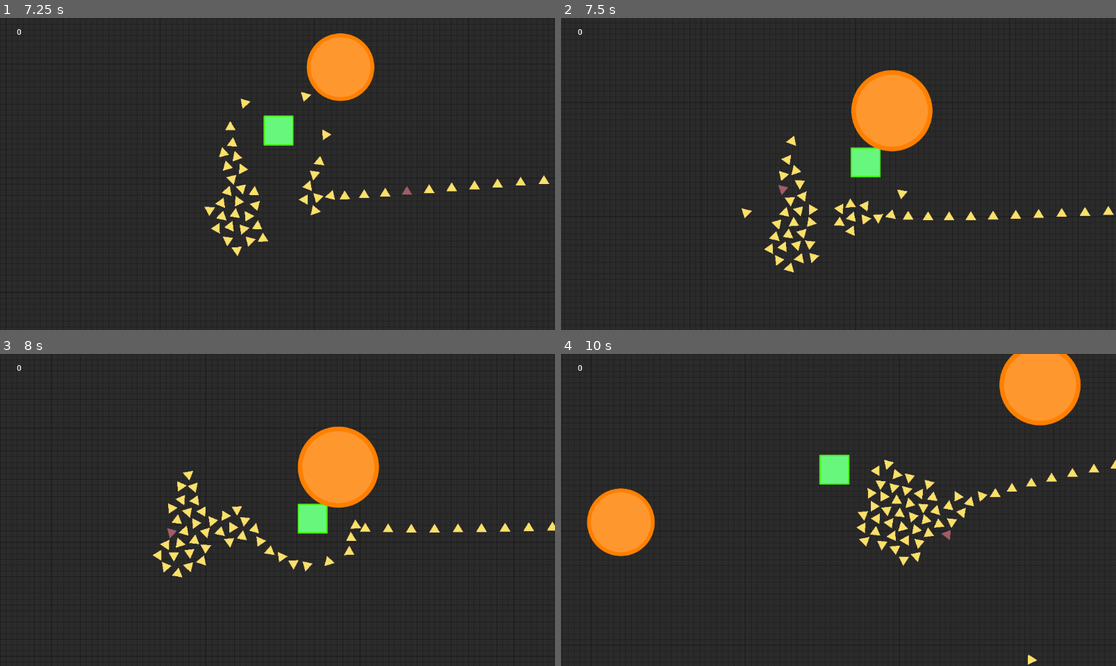
Above: before the commit, frames 1-4 (two rows, left to right).
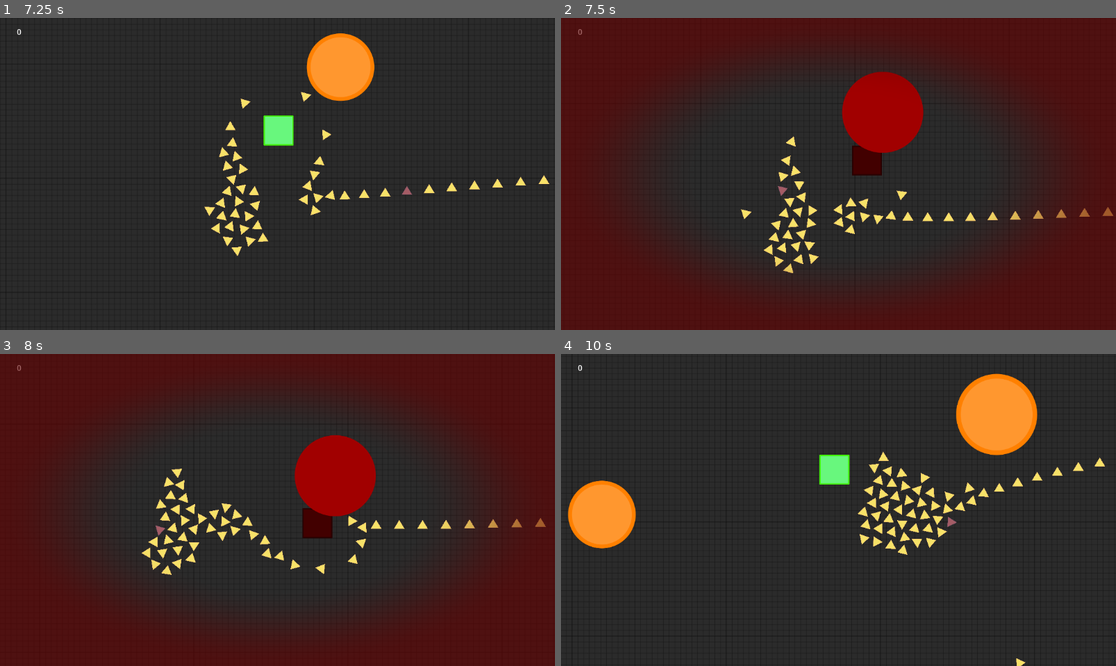
Above: after the commit, the same moments.

Repository: aapolipponen/daydream-game-jam
Game: Godot game, scene res://game/game.tscn
The game is run twice, just before and just after one commit, with the same random seed, the same clock (stepped at 60 frames per second) and the same inputs. This scene is started directly instead of the project's main scene.
Inputs (mouse positions are in pixels of both pictures, inside the frame that each line leads up to):
- Up to frame 1 (7.25 s): move the mouse to (399, 158) at 0.52 s; hold D (right) 0.53-1.28 s; click (399, 158) at 0.67 s; move the mouse to (166, 189) at 1.27 s; hold S (down) 1.28-2.03 s; move the mouse to (333, 105) at 2.02 s; hold D (right) 2.03-2.78 s; move the mouse to (249, 236) at 2.77 s; hold W (up) 2.78-3.53 s; click (249, 236) at 2.92 s; move the mouse to (444, 220) at 3.52 s; hold A (left) 3.53-5.03 s; move the mouse to (111, 127) at 4.27 s; move the mouse to (305, 174) at 5.02 s; hold S (down) 5.03-5.78 s; click (305, 174) at 5.17 s; move the mouse to (194, 96) at 5.77 s; hold D (right) 5.78-6.53 s; move the mouse to (399, 158) at 6.52 s; hold W (up) from 6.53 s (still down)
- Up to frame 2 (7.5 s): move the mouse to (727, 189) at 7.27 s; release W (up) at 7.28 s; hold D (right) from 7.28 s (still down); click (727, 189) at 7.42 s
- Up to frame 3 (8 s): keep holding D (right)
- Up to frame 4 (10 s): move the mouse to (894, 441) at 8.02 s; release D (right) at 8.03 s; hold S (down) 8.03-8.78 s; move the mouse to (810, 572) at 8.77 s; hold A (left) 8.78-9.53 s; move the mouse to (1005, 556) at 9.52 s; hold W (up) from 9.53 s (still down); click (1005, 556) at 9.67 s

Frame 1 is identical in both runs. In frame 2, 54% of the frame differs, in the area x 0-100%, y 0-100%; in frame 3, 55%; in frame 4, 9.2%.
Error before the commit: Invalid assignment of property or key 'color' with value of type 'Color' on a base object of type 'null instance'. (res://Player/triangle_manager.gd:190)

Commit message:
added sound effects and more gamefeel

Diff:
--- a/Player/player.gd
+++ b/Player/player.gd
@@ -4,11 +4,18 @@
 @onready var enemy_spawner_manager: Node = $"../enemySpawnerManager"
 @onready var triangle_manager: Node = $TriangleManager
 const GAME_OVER_SCENE = preload("uid://cuvqcrafju4nu")
+@onready var damage_flash_timer: Timer = $damageFlashTimer
+@onready var take_damage_sfx: AudioStreamPlayer2D = $takeDamageSFX
 
 @export var speed = 500
 @export var mass := 0.03
 @export var damage_cooldown: float = 0.5  # seconds between taking damage
 var target = position
+
+var damageModulate = Color(0.63, 0.0, 0.0, 1.0)
+var defaultModulate
+
+var ui
 
 # Internal timer tracking remaining invulnerability after taking damage
 var _damage_timer: float = 0.0
@@ -24,6 +31,7 @@
 
 func _ready() -> void:
 	scoreLabel = get_tree().get_first_node_in_group("gameui").get_child(0)
+	defaultModulate = get_parent().modulate
 
 func _process(delta: float) -> void:
 	# Handle damage cooldown timer
@@ -40,6 +48,11 @@
 			if _damage_timer == 0.0:
 				var newTriangleCount = triangle_manager.triangle_count - 15
 				triangle_manager.set_triangle_count(newTriangleCount)
+				get_parent().modulate = damageModulate
+				ui = get_tree().get_first_node_in_group("gameui")
+				ui.get_child(1).visible = true
+				take_damage_sfx.play()
+				damage_flash_timer.start()
 				_damage_timer = damage_cooldown
 				if triangle_manager.has_method("trigger_damage_effect"):
 					triangle_manager.trigger_damage_effect()
@@ -58,3 +71,8 @@
 	get_tree().current_scene = gameOverScene
 	if old_scene:
 		old_scene.queue_free()
+
+
+func _on_damage_flash_timer_timeout() -> void:
+	get_parent().modulate = defaultModulate
+	ui.get_child(1).visible = false
--- a/Player/player.tscn
+++ b/Player/player.tscn
@@ -1,11 +1,12 @@
-[gd_scene load_steps=5 format=3 uid="uid://cdchti6oipqbh"]
+[gd_scene load_steps=6 format=3 uid="uid://cdchti6oipqbh"]
 
 [ext_resource type="Script" uid="uid://umia7332wdn6" path="res://Player/player.gd" id="1_4ntmi"]
 [ext_resource type="Texture2D" uid="uid://c3jykr1irbr1c" path="res://Player/PlayerSprite.svg" id="2_btcbx"]
 [ext_resource type="Script" uid="uid://b7frhtkp084ku" path="res://Player/triangle_manager.gd" id="3_btcbx"]
+[ext_resource type="AudioStream" uid="uid://dhjw5ajgexsuq" path="res://addons/kenney impact sounds/impact_plank_medium_002.ogg" id="4_gwnis"]
 
-[sub_resource type="RectangleShape2D" id="RectangleShape2D_btcbx"]
-size = Vector2(64, 66)
+[sub_resource type="CircleShape2D" id="CircleShape2D_btcbx"]
+radius = 32.0
 
 [node name="Player" type="CharacterBody2D" groups=["player"]]
 collision_layer = 2
@@ -23,5 +24,15 @@
 script = ExtResource("3_btcbx")
 
 [node name="CollisionShape2D" type="CollisionShape2D" parent="."]
-position = Vector2(1, -1)
-shape = SubResource("RectangleShape2D_btcbx")
+position = Vector2(0, -1)
+shape = SubResource("CircleShape2D_btcbx")
+
+[node name="damageFlashTimer" type="Timer" parent="."]
+wait_time = 0.215
+one_shot = true
+
+[node name="takeDamageSFX" type="AudioStreamPlayer2D" parent="."]
+stream = ExtResource("4_gwnis")
+volume_db = 15.0
+
+[connection signal="timeout" from="damageFlashTimer" to="." method="_on_damage_flash_timer_timeout"]
--- a/Player/triangle_manager.gd
+++ b/Player/triangle_manager.gd
@@ -17,8 +17,7 @@
 var highlighted: RigidBody2D = null
 var camera: Camera2D = null
 
-# CanvasModulate for red flash
-var _canvas_modulate: CanvasModulate = null
+var damageFlash
 
 # --- Damage visual feedback vars ---
 @export var shake_magnitude: float = 10.0
@@ -30,8 +29,7 @@
 var _flash_alpha: float = 0.0
 
 func _ready() -> void:
-	# Ensure we have a CanvasModulate for flash effect
-	_canvas_modulate = get_tree().get_first_node_in_group("damage_flash")
+	# Ensure we have a CanvasModulate for flash effec
 
 	# Get player reference once
 	player = get_tree().get_first_node_in_group("player")
@@ -43,6 +41,8 @@
 	camera = get_viewport().get_camera_2d()
 
 	spawn_triangles(triangle_count)
+
+	damageFlash = get_tree().get_first_node_in_group("damageFlash")
 
 func set_triangle_count(new_count: int) -> void:
 	if new_count == triangle_count:
@@ -156,7 +156,6 @@
 	highlighted = null
 
 func _process(delta: float) -> void:
-	_update_damage_effect(delta)
 	var trianglesLeft := false
 	for i in triangles:
 		if is_instance_valid(i):
@@ -164,27 +163,3 @@
 
 	if trianglesLeft == false:
 		get_parent().endGame()
-
-# Update camera shake and red flash each frame
-func _update_damage_effect(delta: float) -> void:
-	if camera == null or not is_instance_valid(camera):
-		return
-
-	# Screen shake
-	if _shake_timer > 0.0:
-		_shake_timer -= delta
-		var strength := _shake_timer / shake_duration
-		var offset := Vector2(randf()*2.0 - 1.0, randf()*2.0 - 1.0) * shake_magnitude * strength
-		camera.offset = offset
-	else:
-		camera.offset = Vector2.ZERO
-
-	# Red flash using viewport canvas modulate
-	if _canvas_modulate:
-		if _flash_alpha > 0.0:
-			_flash_alpha = max(_flash_alpha - flash_decay * delta, 0.0)
-		var mod_color := Color(1, 1.0 - _flash_alpha, 1.0 - _flash_alpha)
-		_canvas_modulate.color = mod_color
-	else:
-		# Ensure color resets
-		_canvas_modulate.color = Color.WHITE
--- /dev/null
+++ b/Triangle/hitSFX.tscn
@@ -0,0 +1,6 @@
+[gd_scene load_steps=2 format=3 uid="uid://bop5o4cjkv6mf"]
+
+[ext_resource type="AudioStream" uid="uid://dixn8sfugtfby" path="res://addons/kenney impact sounds/impact_metal_heavy_003.ogg" id="1_3hi6y"]
+
+[node name="AudioStreamPlayer2D" type="AudioStreamPlayer2D"]
+stream = ExtResource("1_3hi6y")
--- a/Triangle/triangle.gd
+++ b/Triangle/triangle.gd
@@ -3,6 +3,7 @@
 var is_shot: bool = false
 var is_highlighted: bool = false
 var highlight_material: ShaderMaterial = null
+var hitSFX
 
 # Enable contact monitoring so that `body_entered` signal is emitted.
 func _ready() -> void:
@@ -11,6 +12,8 @@
 	# Cache sprite reference for highlighting
 	_sprite = get_node("Sprite2D")
 	_create_highlight_material()
+
+	hitSFX = get_tree().get_first_node_in_group("hitSFX")
 
 func shoot(direction: Vector2, force: float, lifetime: float) -> void:
 	if is_shot:
@@ -25,6 +28,7 @@
 func _on_body_entered(body: Node) -> void:
 	if body.has_method("onHit"):
 		body.onHit()
+		hitSFX.play()
 		queue_free()
 
 var _sprite: Sprite2D
--- a/explodingEnemy/explodingEnemy.gd
+++ b/explodingEnemy/explodingEnemy.gd
@@ -6,7 +6,8 @@
 @onready var modulationRedTimer: Timer = $modulationRedTimer
 @onready var modulationDefaultTimer: Timer = $modulationDefaultTimer
 var player: Player
-@onready var explosionCollision: CollisionShape2D = $explostionArea/explosionCollision
+@onready var hitModulationTimer: Timer = $hitModulationTimer
+
 
 
 # movement vars
@@ -34,6 +35,9 @@
 # call when the entity is hit
 func onHit():
 	size += sizeIncreaseOnHit
+	modulate = Color(0.573, 0.0, 0.0, 1.0)
+	hitModulationTimer.start()
+
 
 func _process(_delta: float) -> void:
 	if exploding == false:
@@ -82,6 +86,8 @@
 	scoreLabel.textInt += 1
 	var newCount = player.get_child(1).triangle_count + 5
 	player.get_child(1).set_triangle_count(newCount)
+	var sfx = get_tree().get_first_node_in_group("enemyExplosionSFX")
+	sfx.play()
 	queue_free()
 
 func _on_modulation_red_timer_timeout() -> void:
@@ -91,3 +97,7 @@
 func _on_modulation_default_timer_timeout() -> void:
 	modulate = deathModulate
 	modulationRedTimer.start()
+
+
+func _on_hit_modulation_timer_timeout() -> void:
+	modulate = defaultModulate
--- a/explodingEnemy/explodingEnemy.tscn
+++ b/explodingEnemy/explodingEnemy.tscn
@@ -1,13 +1,10 @@
-[gd_scene load_steps=5 format=3 uid="uid://b47uj5no11yrh"]
+[gd_scene load_steps=4 format=3 uid="uid://b47uj5no11yrh"]
 
 [ext_resource type="Script" uid="uid://bq8bec367ww63" path="res://explodingEnemy/explodingEnemy.gd" id="1_wnous"]
 [ext_resource type="Texture2D" uid="uid://dnkm7roc4nll5" path="res://explodingEnemy/EnemySprite_2.svg" id="2_ewhxb"]
 
 [sub_resource type="CircleShape2D" id="CircleShape2D_ekj2k"]
-radius = 264.1212
-
-[sub_resource type="CircleShape2D" id="CircleShape2D_ewhxb"]
-radius = 152.0
+radius = 244.13112
 
 [node name="explodingEnemy" type="CharacterBody2D" groups=["enemy", "explodingEnemy"]]
 scale = Vector2(0.5, 0.5)
@@ -37,12 +34,10 @@
 wait_time = 0.5
 one_shot = true
 
-[node name="explostionArea" type="Area2D" parent="."]
-collision_mask = 5
-
-[node name="explosionCollision" type="CollisionShape2D" parent="explostionArea" groups=["explosion"]]
-shape = SubResource("CircleShape2D_ewhxb")
+[node name="hitModulationTimer" type="Timer" parent="."]
+wait_time = 0.1
 
 [connection signal="timeout" from="deathTimer" to="." method="_on_death_timer_timeout"]
 [connection signal="timeout" from="modulationRedTimer" to="." method="_on_modulation_red_timer_timeout"]
 [connection signal="timeout" from="modulationDefaultTimer" to="." method="_on_modulation_default_timer_timeout"]
+[connection signal="timeout" from="hitModulationTimer" to="." method="_on_hit_modulation_timer_timeout"]
--- /dev/null
+++ b/game/color_rect.gd
@@ -0,0 +1 @@
+extends ColorRect
--- a/game/game.tscn
+++ b/game/game.tscn
@@ -1,13 +1,17 @@
-[gd_scene load_steps=7 format=3 uid="uid://d3pv503xh467v"]
+[gd_scene load_steps=9 format=3 uid="uid://d3pv503xh467v"]
 
 [ext_resource type="PackedScene" uid="uid://cdchti6oipqbh" path="res://Player/player.tscn" id="1_vasa2"]
 [ext_resource type="PackedScene" uid="uid://m1tgw830i1jp" path="res://sacrifisable entity/start_enemy_spawner.tscn" id="3_4fuuu"]
 [ext_resource type="PackedScene" uid="uid://dlf6judxyx11u" path="res://sacrifisable entity/enemy_spawner.tscn" id="3_h7iqs"]
 [ext_resource type="Texture2D" uid="uid://ccbyc60tij6td" path="res://wall/grid.png" id="4_4fuuu"]
-[ext_resource type="PackedScene" uid="uid://r1ehvg8ijerh" path="res://game/gameui.tscn" id="5_dxrkv"]
+[ext_resource type="PackedScene" uid="uid://v1nf3i1fi6du" path="res://game/gameui.tscn" id="5_dxrkv"]
 [ext_resource type="AudioStream" uid="uid://dlree8nsnw7p5" path="res://daydream.wav" id="6_dakft"]
+[ext_resource type="PackedScene" uid="uid://bop5o4cjkv6mf" path="res://Triangle/hitSFX.tscn" id="7_u5opy"]
+[ext_resource type="AudioStream" uid="uid://dkce8fw2qmwq0" path="res://addons/kenney impact sounds/footstep_carpet_002.ogg" id="8_y36n6"]
 
 [node name="game" type="Node2D"]
+
+[node name="Gameui" parent="." instance=ExtResource("5_dxrkv")]
 
 [node name="backroundGrid" type="TextureRect" parent="."]
 offset_left = -77631.0
@@ -50,12 +54,17 @@
 [node name="startEnemySpawner4" parent="startEnemySpawnManager" instance=ExtResource("3_4fuuu")]
 position = Vector2(745, 478)
 
-[node name="Gameui" parent="." instance=ExtResource("5_dxrkv")]
-
 [node name="AudioStreamPlayer" type="AudioStreamPlayer" parent="."]
 stream = ExtResource("6_dakft")
 autoplay = true
 
-[node name="damage_flash" type="CanvasModulate" parent="."]
+[node name="damage_flash" type="CanvasModulate" parent="." groups=["damageFlash"]]
 visible = false
 color = Color(1, 0, 0, 1)
+
+[node name="hitSFX" parent="." groups=["hitSFX"] instance=ExtResource("7_u5opy")]
+volume_db = 15.0
+
+[node name="enemyExplosionSFX" type="AudioStreamPlayer2D" parent="." groups=["enemyExplosionSFX"]]
+stream = ExtResource("8_y36n6")
+volume_db = 15.0
--- /dev/null
+++ b/game/gameui.gdshader
@@ -0,0 +1,14 @@
+shader_type canvas_item;
+render_mode blend_mix, unshaded;
+
+uniform float radius : hint_range(0.0, 2.0) = 1.0;
+uniform float softness : hint_range(0.0, 1.0) = 0.5;
+uniform vec4 vignette_color : source_color = vec4(0.4, 0.0, 0.0, 0.6); // static dark red
+
+void fragment() {
+    vec2 uv = (UV - 0.5) * 2.0;
+    float dist = length(uv);
+    float mask = smoothstep(radius - softness, radius, dist);
+
+    COLOR = vec4(vignette_color.rgb, mask * vignette_color.a);
+}
--- a/game/gameui.tscn
+++ b/game/gameui.tscn
@@ -1,6 +1,14 @@
-[gd_scene load_steps=2 format=3 uid="uid://v1nf3i1fi6du"]
+[gd_scene load_steps=5 format=3 uid="uid://v1nf3i1fi6du"]
 
 [ext_resource type="Script" uid="uid://dmqs4geut31vw" path="res://game/label.gd" id="1_e3x5u"]
+[ext_resource type="Shader" uid="uid://gc5stjhsfjtx" path="res://game/gameui.gdshader" id="2_tkh00"]
+[ext_resource type="Script" uid="uid://bpf1maoxu1wbf" path="res://game/color_rect.gd" id="3_dyw44"]
+
+[sub_resource type="ShaderMaterial" id="ShaderMaterial_0d5d2"]
+shader = ExtResource("2_tkh00")
+shader_parameter/radius = 1.0
+shader_parameter/softness = 0.5
+shader_parameter/vignette_color = Color(0.4, 0, 0, 0.6)
 
 [node name="Gameui" type="CanvasLayer" groups=["gameui"]]
 
@@ -13,3 +21,11 @@
 horizontal_alignment = 1
 vertical_alignment = 1
 script = ExtResource("1_e3x5u")
+
+[node name="ColorRect" type="ColorRect" parent="."]
+visible = false
+self_modulate = Color(0.73, 0, 0, 1)
+material = SubResource("ShaderMaterial_0d5d2")
+offset_right = 1153.0
+offset_bottom = 650.0
+script = ExtResource("3_dyw44")
--- a/project.godot
+++ b/project.godot
@@ -20,6 +20,9 @@
 player=""
 gameui=""
 explodingEnemy=""
+damageFlash=""
+hitSFX=""
+enemyExplosionSFX=""
 
 [input]
 
Not shown, added: addons/kenney impact sounds/footstep_carpet_000.ogg.import
Not shown, added: addons/kenney impact sounds/footstep_carpet_001.ogg.import
Not shown, added: addons/kenney impact sounds/footstep_carpet_002.ogg.import
Not shown, added: addons/kenney impact sounds/footstep_carpet_003.ogg.import
Not shown, added: addons/kenney impact sounds/footstep_carpet_004.ogg.import
Not shown, added: addons/kenney impact sounds/footstep_concrete_000.ogg.import
Not shown, added: addons/kenney impact sounds/footstep_concrete_001.ogg.import
Not shown, added: addons/kenney impact sounds/footstep_concrete_002.ogg.import
Not shown, added: addons/kenney impact sounds/footstep_concrete_003.ogg.import
Not shown, added: addons/kenney impact sounds/footstep_concrete_004.ogg.import
Not shown, added: addons/kenney impact sounds/footstep_grass_000.ogg.import
Not shown, added: addons/kenney impact sounds/footstep_grass_001.ogg.import
(and 254 more such lines)
